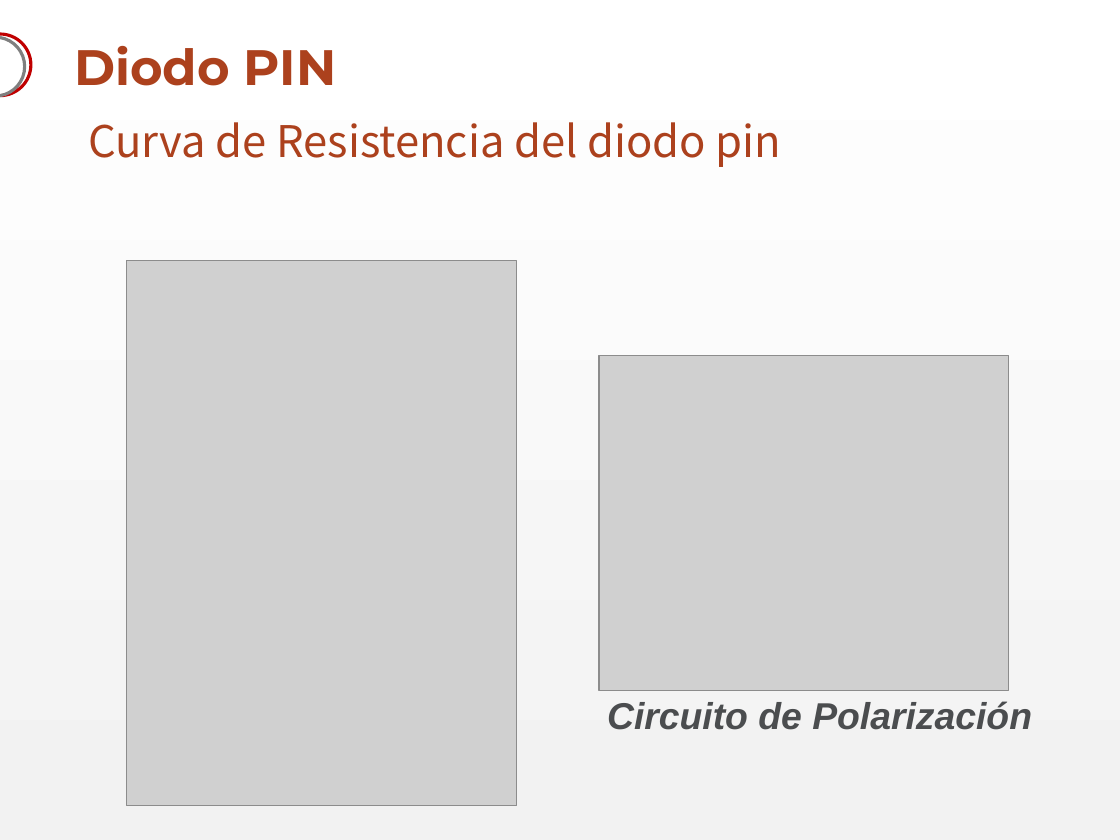
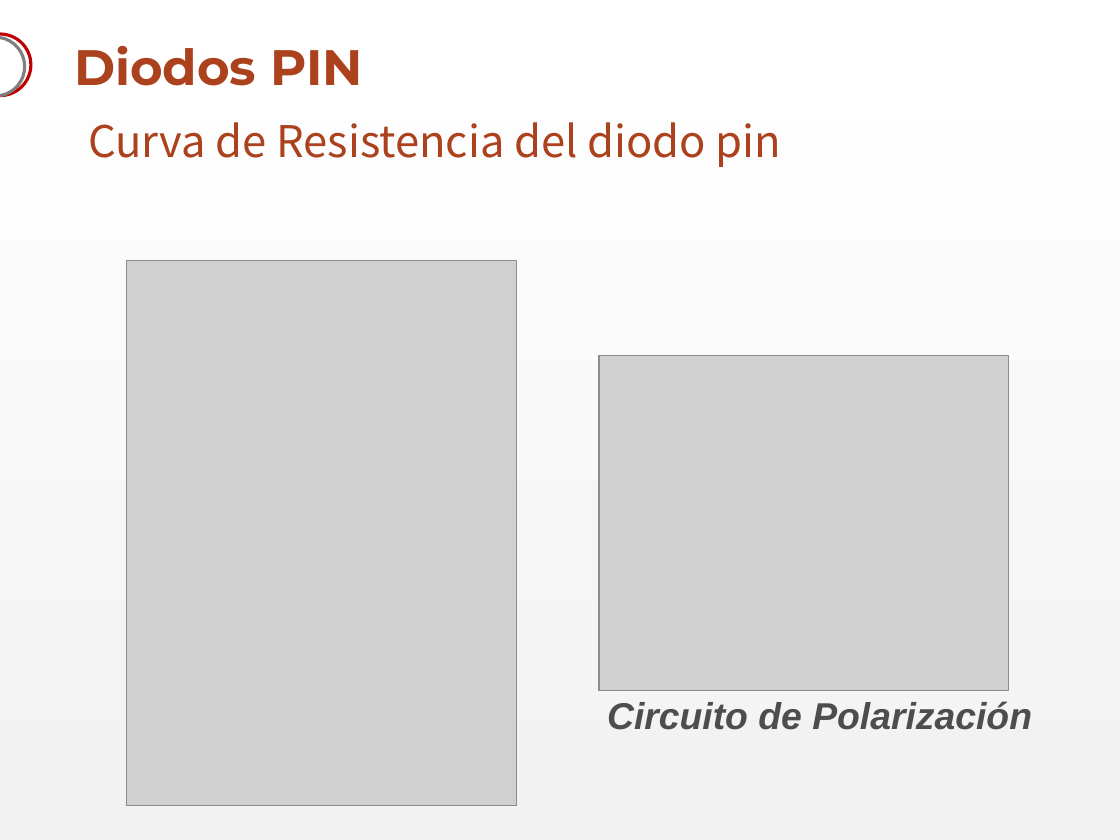
Before and after one commit to akukulanski/RF_Switch_3GHz, a slide deck: slide 4 of Presentación/RF Switch.pptx. Drawn at 1120x840 pixels with LibreOffice and Linux fonts; fonts in the diff are those of the drawing; grey boxes stand for pictures; background and template pictures are left out. Boxes give left, top, right and bottom in pixels: in the first picture for what was removed or moved away, otherwise in the second. Text is boxed around its words. In the diff, an @@ line names an element or a change of style, - is before the commit and + after.

```diff
--- a/Presentación/RF Switch.pptx
+++ b/Presentación/RF Switch.pptx
@@ title at (74, 46, 363, 86): text changed @@
-Diodo PIN
+Diodos PIN
```
Also in this commit, not shown: 3 other slides changed, 2 slides added, 1 slide removed.
